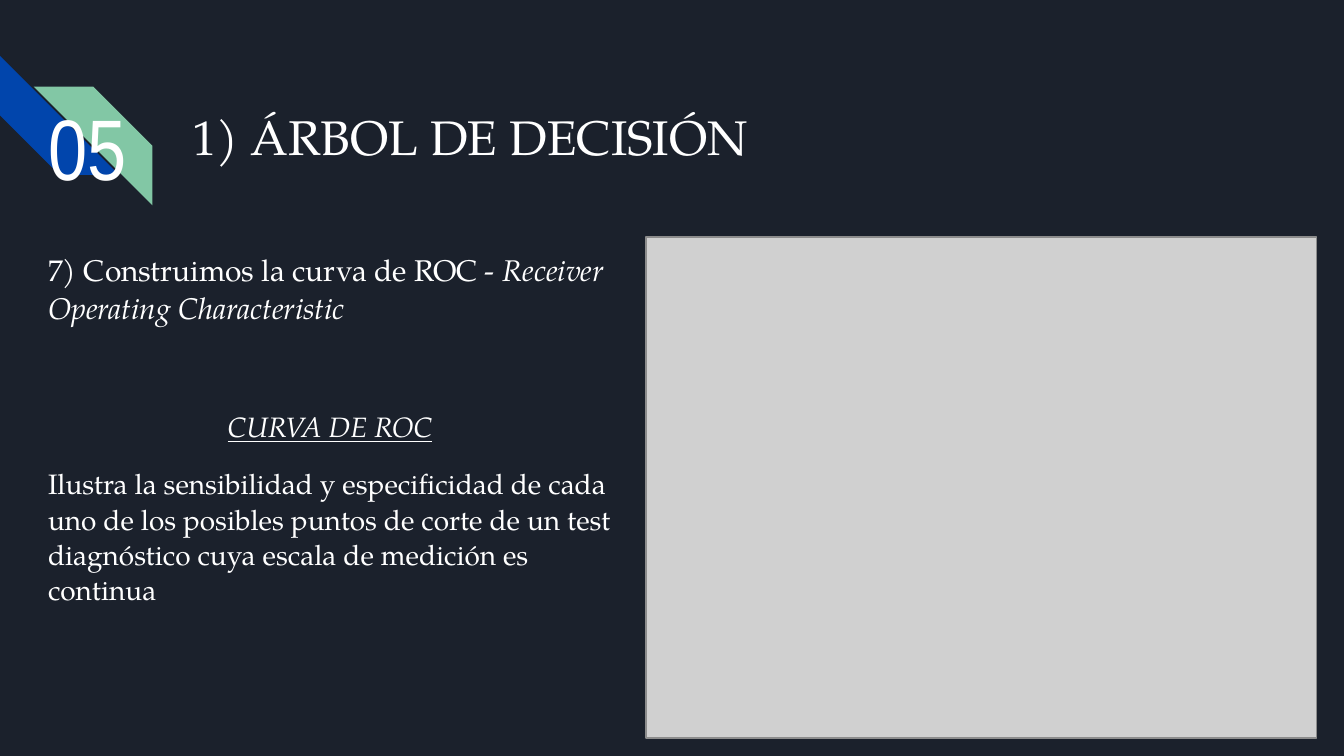
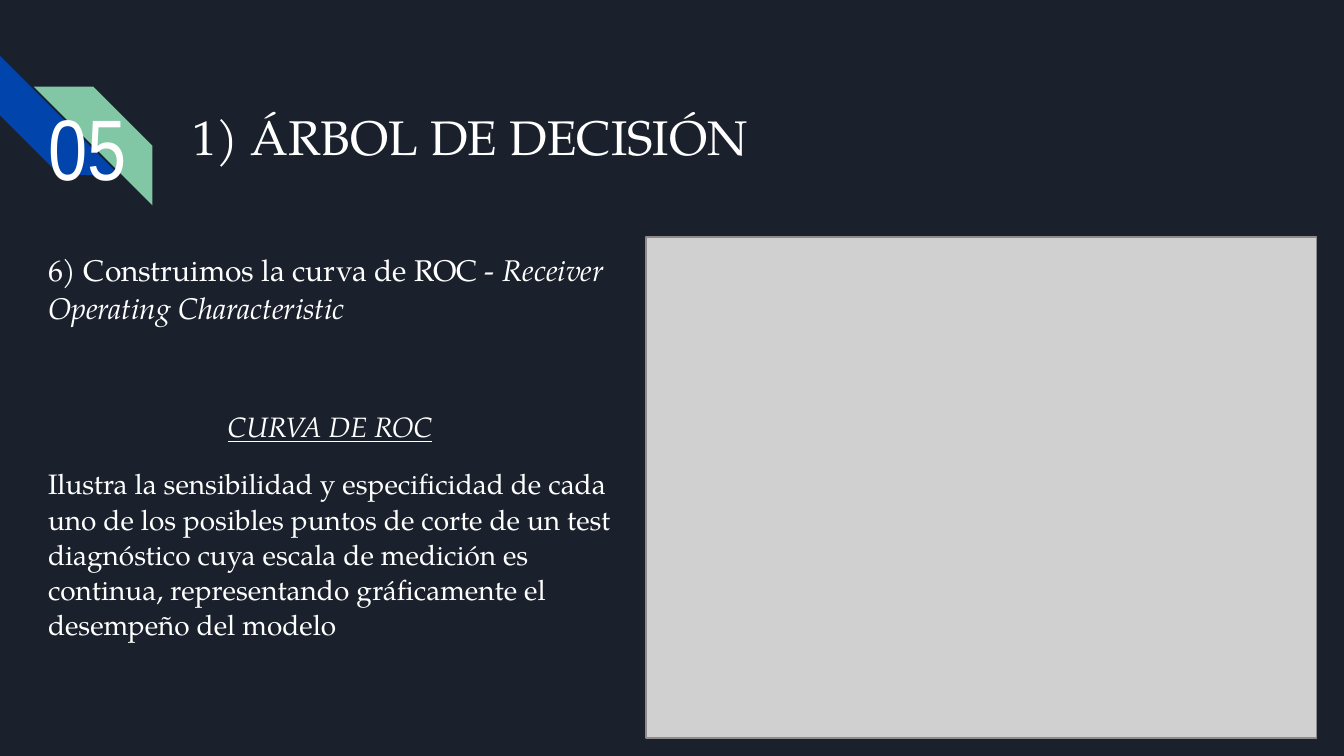
Before and after one commit to Alejo3107/PROYECTO_CH_DS, a slide deck: slide 26 of Presentación ejecutiva.pptx (slide 24 before the commit). Drawn at 1344x756 pixels with LibreOffice and Linux fonts; fonts in the diff are those of the drawing; grey boxes stand for pictures; background and template pictures are left out. Boxes give left, top, right and bottom in pixels: in the first picture for what was removed or moved away, otherwise in the second. Text is boxed around its words. In the diff, an @@ line names an element or a change of style, - is before the commit and + after.

```diff
--- a/Presentación ejecutiva.pptx
+++ b/Presentación ejecutiva.pptx
@@ text at bbox=[48, 259, 604, 328]: text changed @@
-7) Construimos la curva de ROC - Receiver Operating Characteristic
+6) Construimos la curva de ROC - Receiver Operating Characteristic
@@ text at bbox=[48, 473, 610, 643]: text changed @@
-Ilustra la sensibilidad y especificidad de cada uno de los posibles puntos de corte de un test diagnóstico cuya escala de medición es continua
+Ilustra la sensibilidad y especificidad de cada uno de los posibles puntos de corte de un test diagnóstico cuya escala de medición es continua, representando gráficamente el desempeño del modelo
```
Also in this commit, not shown: 12 other slides changed, 3 slides added, 1 slide removed, 3 other files.
